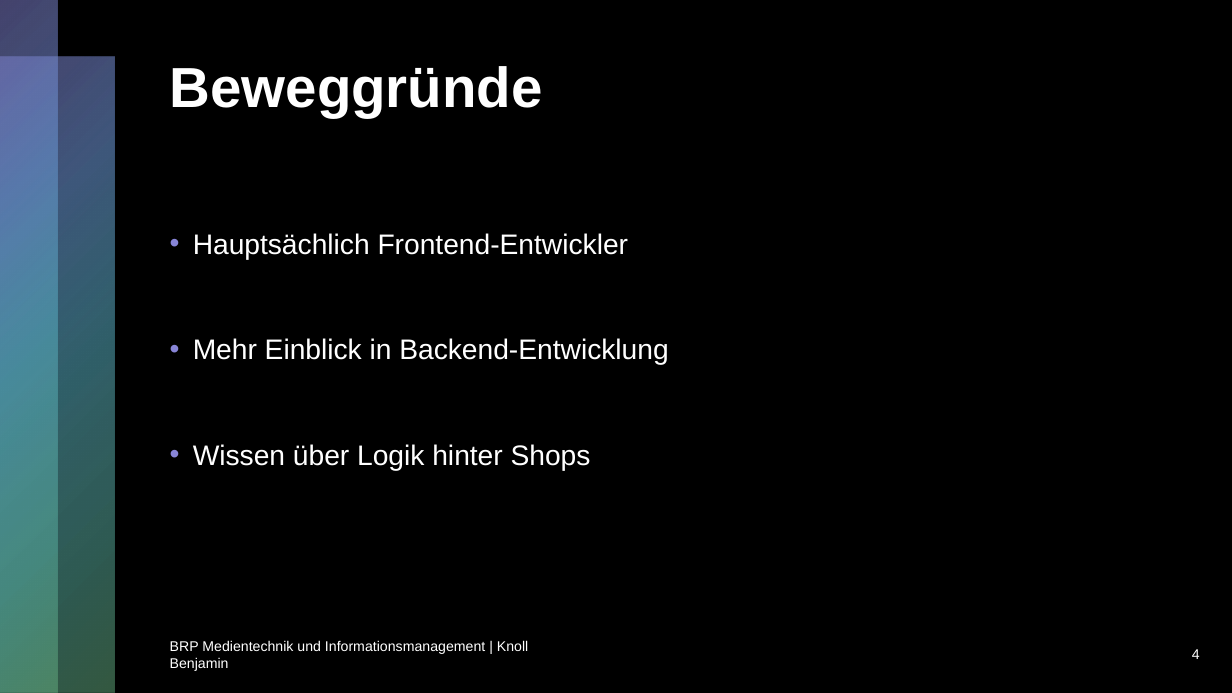
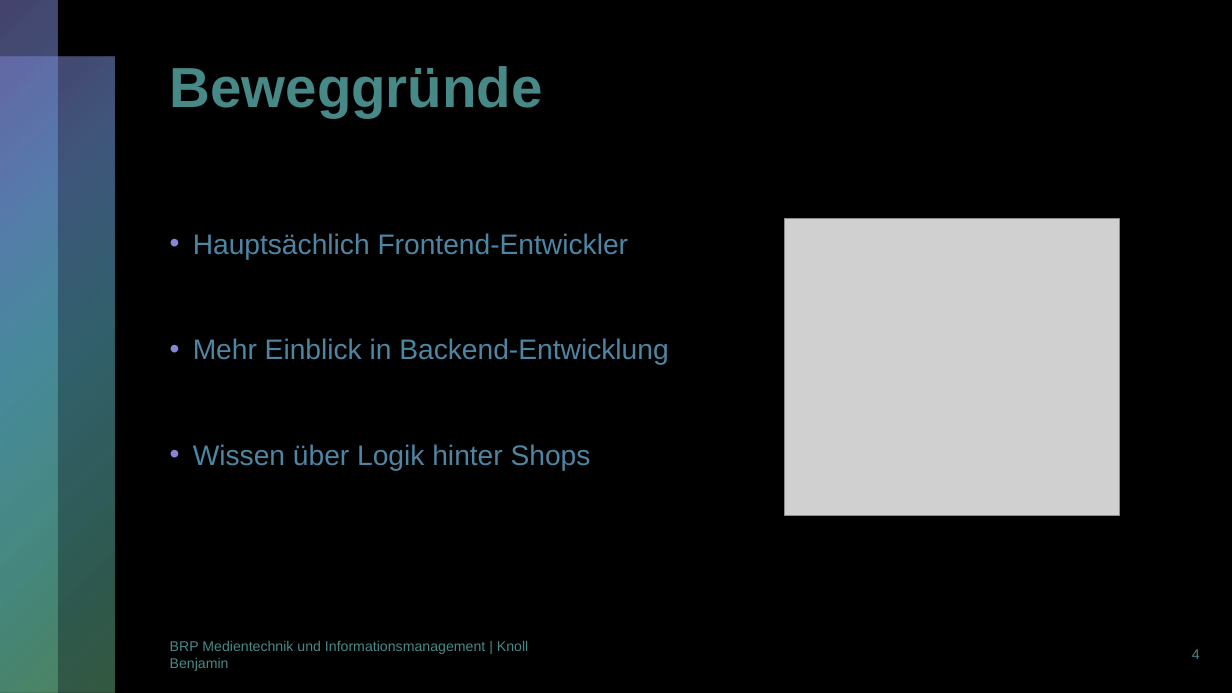
Before and after one commit to Benkster/DevShop, a slide deck: slide 4 of Documentation/DevShop.pptx. Drawn at 1232x693 pixels with LibreOffice and Linux fonts; fonts in the diff are those of the drawing; grey boxes stand for pictures. Boxes give left, top, right and bottom in pixels: in the first picture for what was removed or moved away, otherwise in the second. Text is boxed around its words. In the diff, an @@ line names an element or a change of style, - is before the commit and + after.

```diff
--- a/Documentation/DevShop.pptx
+++ b/Documentation/DevShop.pptx
@@ text "Hauptsächlich Frontend-Entwickler" at (x1=193, y1=233, x2=668, y2=471): text colour #FFFFFF to #4E85A2 @@
@@ picture added at (x1=785, y1=218, x2=1119, y2=515) @@
@@ text colour #FFFFFF to #478987 in 3 elements at (x1=170, y1=66, x2=543, y2=117), (x1=1192, y1=649, x2=1200, y2=659), (x1=170, y1=641, x2=528, y2=671) @@
```
Also in this commit, not shown: 7 other slides changed, 7 other files.
